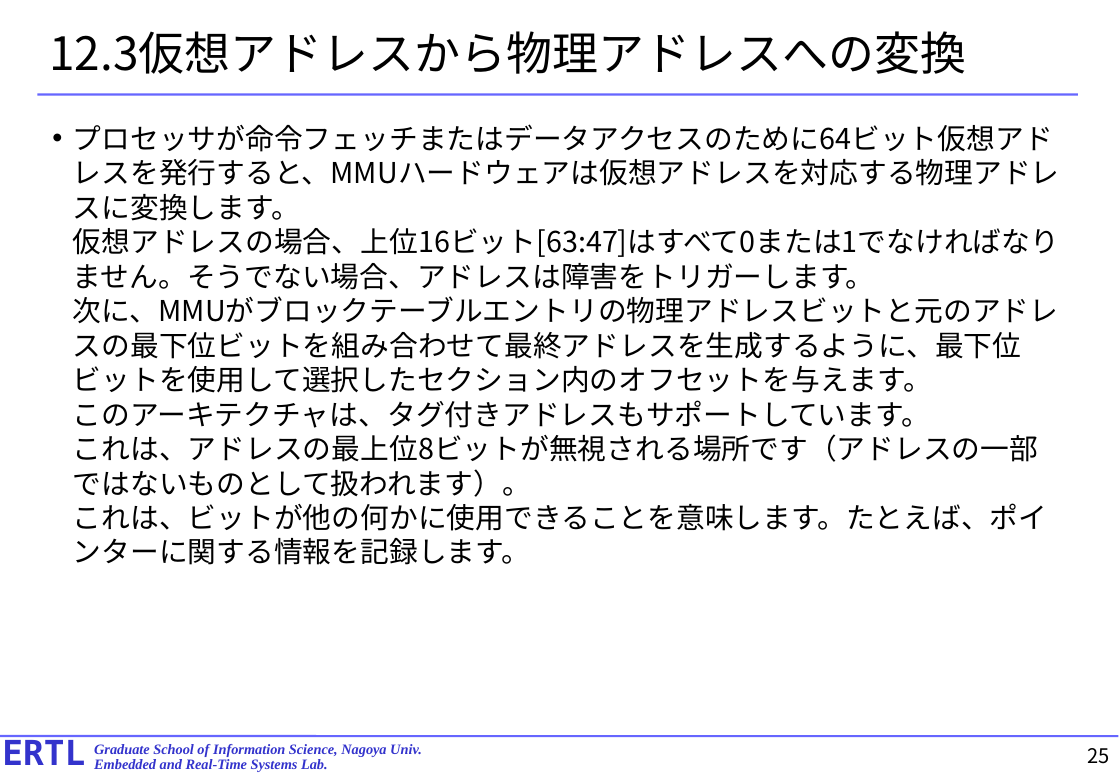
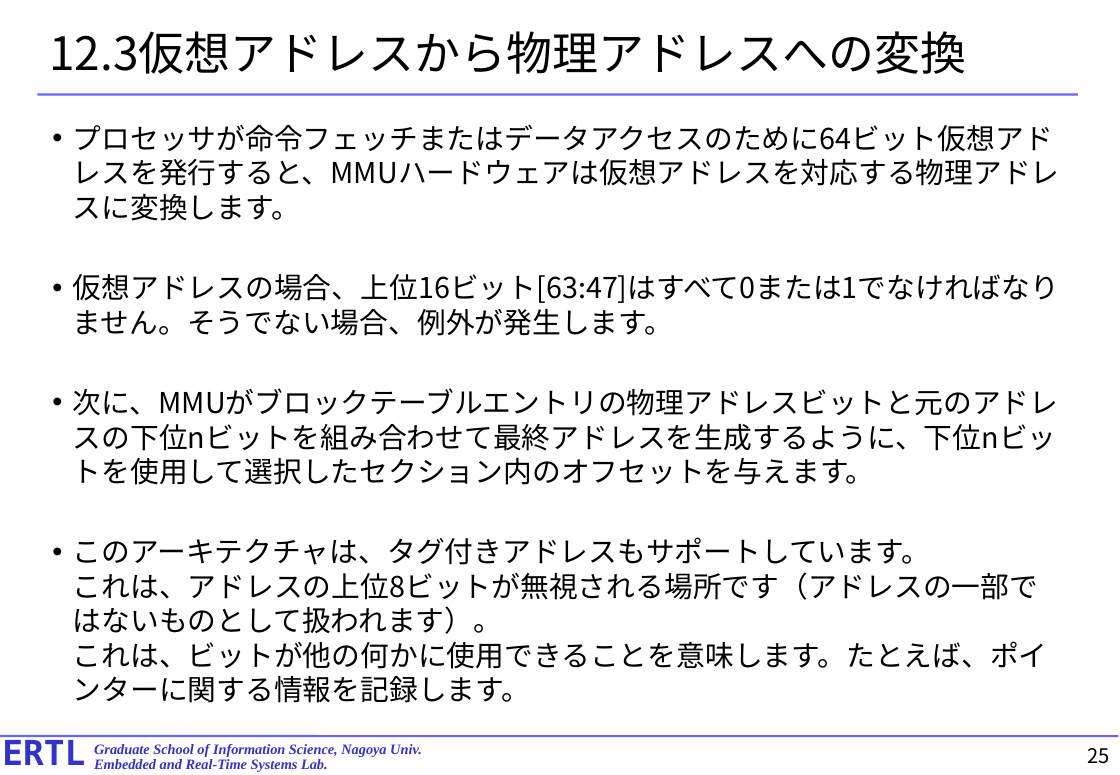
Before and after one commit to exshonda/arm64_basic, a slide deck: slide 25 of text/10.chapter12.pptx. Drawn at 1120x775 pixels with LibreOffice and Linux fonts; fonts in the diff are those of the drawing. Boxes give left, top, right and bottom in pixels: in the first picture for what was removed or moved away, otherwise in the second. Text is boxed around its words. In the diff, an @@ line names an element or a change of style, - is before the commit and + after.

```diff
--- a/text/10.chapter12.pptx
+++ b/text/10.chapter12.pptx
@@ text at (73, 124, 1060, 703): text changed @@
-• プロセッサが命令フェッチまたはデータアクセスのために64ビット仮想アドレスを発行すると、MMUハードウェアは仮想アドレスを対応する物理アドレスに変換します。
-  仮想アドレスの場合、上位16ビット[63:47]はすべて0または1でなければなりません。そうでない場合、アドレスは障害をトリガーします。
-  次に、MMUがブロックテーブルエントリの物理アドレスビットと元のアドレスの最下位ビットを組み合わせて最終アドレスを生成するように、最下位ビットを使用して選択したセクション内のオフセットを与えます。
-  このアーキテクチャは、タグ付きアドレスもサポートしています。
-  これは、アドレスの最上位8ビットが無視される場所です（アドレスの一部ではないものとして扱われます）。
-  これは、ビットが他の何かに使用できることを意味します。たとえば、ポインターに関する情報を記録します。
+• プロセッサが命令フェッチまたはデータアクセスのために64ビット仮想アドレスを発行すると、MMUハードウェアは仮想アドレスを対応する物理アドレスに変換します。
+• 仮想アドレスの場合、上位16ビット[63:47]はすべて0または1でなければなりません。そうでない場合、例外が発生します。
+• 次に、MMUがブロックテーブルエントリの物理アドレスビットと元のアドレスの下位nビットを組み合わせて最終アドレスを生成するように、下位nビットを使用して選択したセクション内のオフセットを与えます。
+• このアーキテクチャは、タグ付きアドレスもサポートしています。
+  これは、アドレスの上位8ビットが無視される場所です（アドレスの一部ではないものとして扱われます）。
+  これは、ビットが他の何かに使用できることを意味します。たとえば、ポインターに関する情報を記録します。
```
Also in this commit, not shown: 31 other slides changed, 1 slide added.
